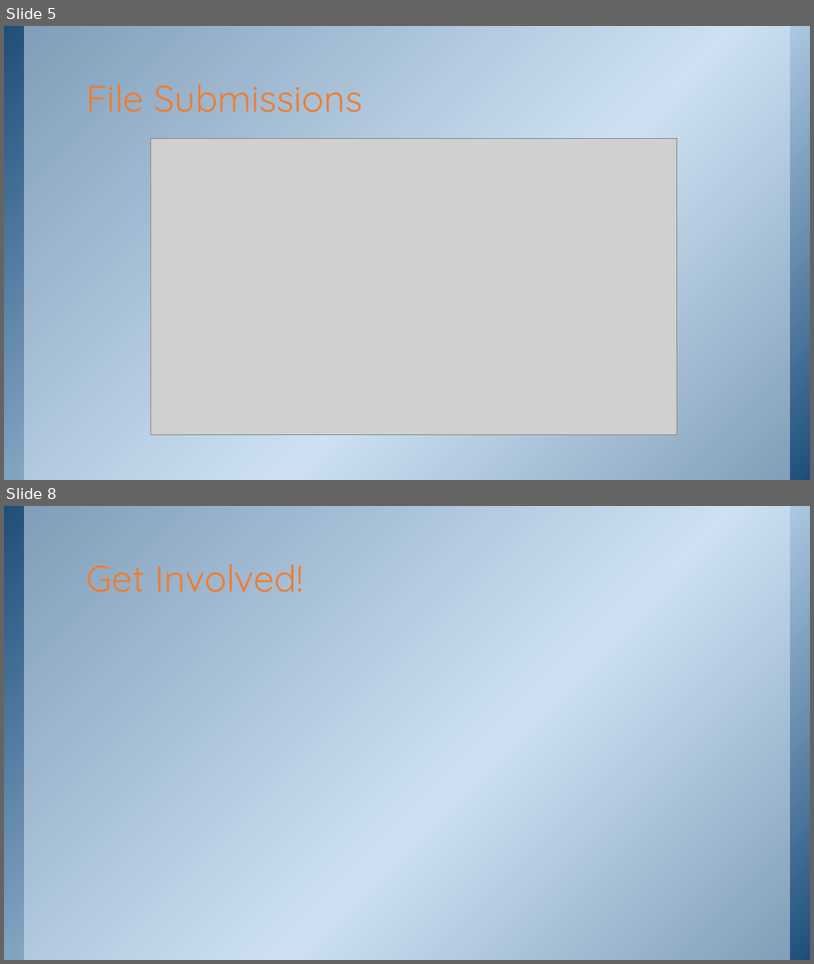
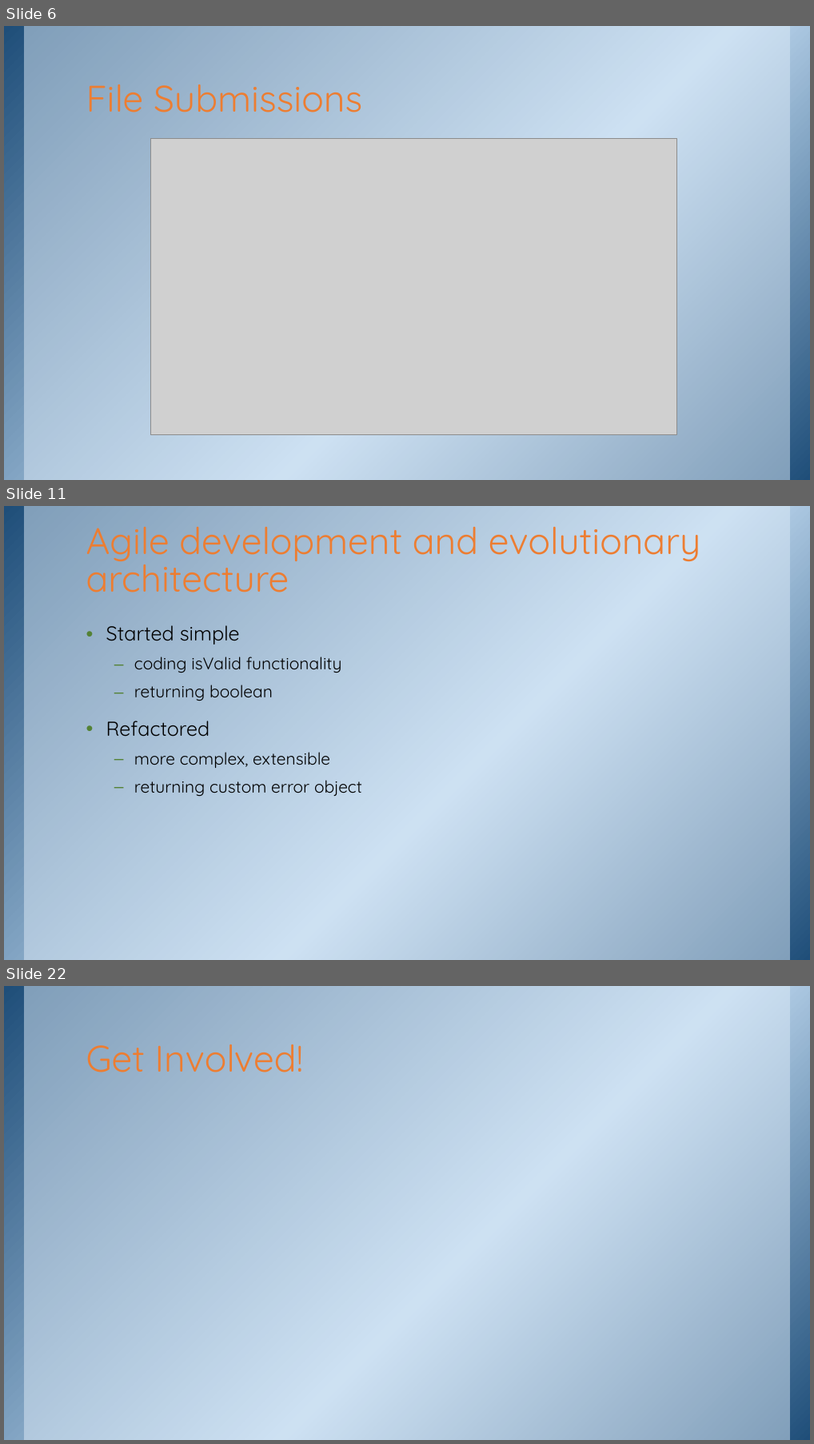
Before and after one commit to purpleabab/wtcs-data-systems-validators, a slide deck: document/DataTypeValidator.pptx. Shown one above the other, each under a label of ours: slides 5 and 8 before the commit, slides 6, 11 and 22 after it; the slides between them are not shown. The pictures are 814x964 and 814x1444 pixels, drawn with LibreOffice and Linux fonts; fonts in the diff are those of the drawing; grey boxes stand for pictures; background and template pictures are left out. Boxes give left, top, right and bottom in pixels: in the first picture for what was removed or moved away, otherwise in the second. Text is boxed around its words. In the diff, an @@ line names an element or a change of style, - is before the commit and + after.

```diff
--- a/document/DataTypeValidator.pptx
+++ b/document/DataTypeValidator.pptx
@@ slide 11 added at (4, 506, 810, 960), background picture (left out); not listed: 2 template elements that a slide beside it also shows @@
@@ title added at (86, 527, 701, 592), 44 pt, text #ED7D31 @@
+Agile development and evolutionary architecture
@@ text added at (106, 625, 362, 796), 20 pt, text #000000 @@
+• Started simple
+  – coding isValid functionality
+  – returning boolean
+• Refactored
+  – more complex, extensible
+  – returning custom error object
@@ what was slide 5 is now slide 6 @@
@@ what was slide 8 is now slide 22 @@
```
Also in this commit, not shown: 2 slides changed, 13 other slides added, 1 other file.
